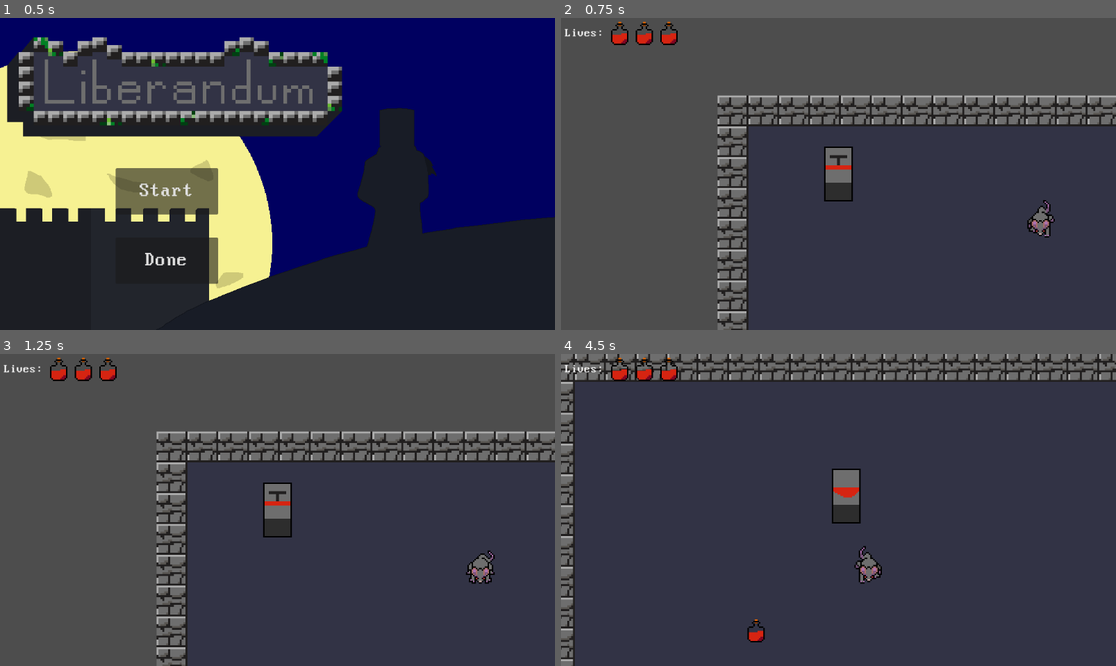
Above: before the commit, frames 1-4 (two rows, left to right).
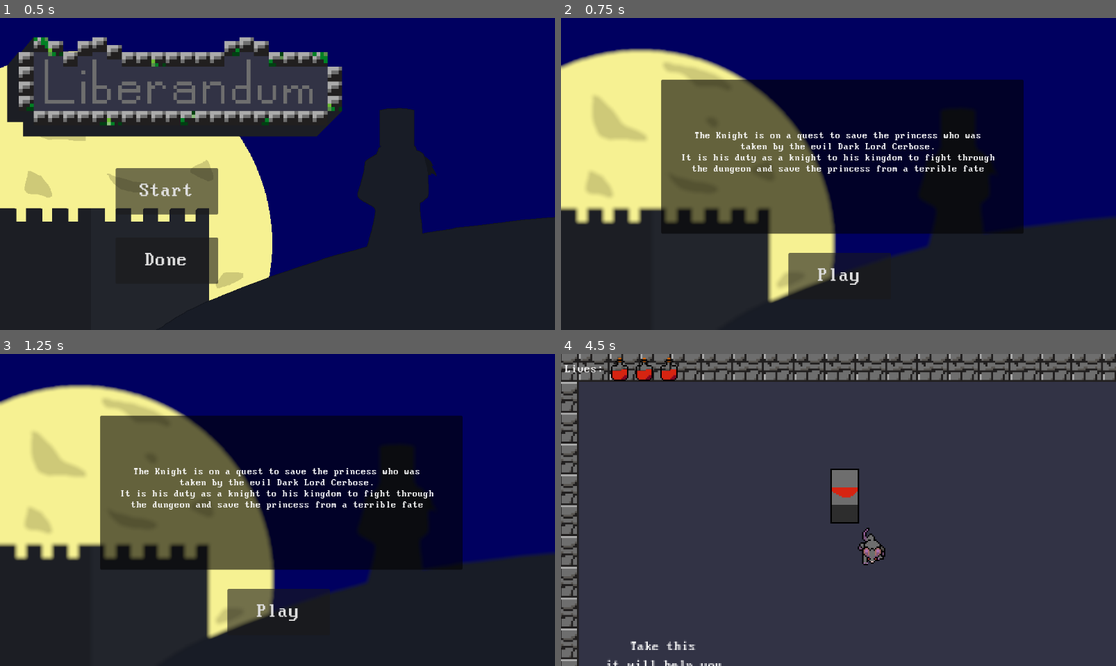
Above: after the commit, the same moments.

Repository: AStellarScene/Liberandum-Game-Refresh
Game: Godot game, scene res://scenes/start.tscn
Two runs of this game, one before a commit and one after it. Both use one fixed random seed, a clock stepped at 60 frames per second and the inputs below. Before the commit the project has no main scene; this scene is started directly in both runs.
Inputs (mouse positions are in pixels of both pictures, inside the frame that each line leads up to):
- Up to frame 1 (0.5 s): no input
- Up to frame 2 (0.75 s): click "Start" at 0.5 s
- Up to frame 3 (1.25 s): no input
- Up to frame 4 (4.5 s): click (838, 612) at 1.25 s, where only the run after the commit has a clickable "Play"; hold Right (ui_right) 2.03-2.78 s; hold Down (ui_down) 2.78-3.53 s; hold Right (ui_right) 3.53-4.28 s; hold Up (ui_up) from 4.28 s (still down)

Frame 1 is identical in both runs. In frame 2, 95% of the frame differs, in the area x 0-100%, y 0-100%; in frame 3, 95%; in frame 4, 6.4%.

Commit message:
Got the start menu and story scene to work plus NPC scene made

Diff:
--- a/project.godot
+++ b/project.godot
@@ -11,6 +11,6 @@
 [application]
 
 config/name="Liberandum Game"
-run/main_scene="res://scenes/start_menu.tscn"
+run/main_scene="res://scenes/start.tscn"
 config/features=PackedStringArray("4.2", "Forward Plus")
 config/icon="res://icon.svg"
--- a/scenes/Level.tscn
+++ b/scenes/Level.tscn
@@ -11,6 +11,7 @@
 [ext_resource type="PackedScene" uid="uid://dkwb2q4ulckba" path="res://scenes/Potion.tscn" id="9_w6mhe"]
 [ext_resource type="PackedScene" uid="uid://buraga7xut0me" path="res://scenes/Enemy.tscn" id="11_lgfei"]
 [ext_resource type="PackedScene" uid="uid://6nud76ym8io8" path="res://scenes/heartcontainer.tscn" id="11_tvj41"]
+[ext_resource type="PackedScene" uid="uid://bevmufe5lkjwb" path="res://scenes/npc.tscn" id="12_obgrf"]
 
 [sub_resource type="TileSetAtlasSource" id="TileSetAtlasSource_v4gtq"]
 texture = ExtResource("1_6om6q")
@@ -78,7 +79,7 @@
 position = Vector2(187.333, 99)
 
 [node name="Potion" parent="." instance=ExtResource("9_w6mhe")]
-position = Vector2(376, 517)
+position = Vector2(288, 664)
 
 [node name="Enemy" parent="." node_paths=PackedStringArray("endPoint") instance=ExtResource("11_lgfei")]
 position = Vector2(608, 184)
@@ -91,3 +92,7 @@
 
 [node name="HBoxContainer" parent="CanvasLayer" instance=ExtResource("11_tvj41")]
 scale = Vector2(1.5, 1.5)
+
+[node name="NPC" parent="." instance=ExtResource("12_obgrf")]
+position = Vector2(176, 656)
+scale = Vector2(3, 3)
--- /dev/null
+++ b/scenes/npc.tscn
@@ -0,0 +1,30 @@
+[gd_scene load_steps=4 format=3 uid="uid://bevmufe5lkjwb"]
+
+[ext_resource type="Texture2D" uid="uid://b87u3w046m1eb" path="res://sprites/NPC.png" id="1_qlttl"]
+[ext_resource type="FontFile" uid="uid://dqed0ibyd0ph" path="res://sprites/font/Perfect DOS VGA 437.ttf" id="2_hcov2"]
+
+[sub_resource type="CapsuleShape2D" id="CapsuleShape2D_5hvnr"]
+height = 37.3333
+
+[node name="NPC" type="CharacterBody2D"]
+scale = Vector2(3, 3.01645)
+
+[node name="Sprite2D" type="Sprite2D" parent="."]
+texture_filter = 1
+texture = ExtResource("1_qlttl")
+
+[node name="CollisionShape2D" type="CollisionShape2D" parent="."]
+position = Vector2(0, 2.5)
+shape = SubResource("CapsuleShape2D_5hvnr")
+
+[node name="Label" type="Label" parent="."]
+texture_filter = 1
+offset_left = -40.3334
+offset_top = -40.0
+offset_right = 40.6666
+offset_bottom = -17.0
+theme_override_fonts/font = ExtResource("2_hcov2")
+theme_override_font_sizes/font_size = 9
+text = "Take this
+it will help you"
+horizontal_alignment = 1
--- /dev/null
+++ b/scenes/story.tscn
@@ -0,0 +1,47 @@
+[gd_scene load_steps=4 format=3 uid="uid://bdr5tq0qhpgc2"]
+
+[ext_resource type="Script" path="res://scripts/story.gd" id="1_vl5dv"]
+[ext_resource type="Texture2D" uid="uid://bvob6ci6mxy4a" path="res://sprites/start_menu_blur.png" id="2_yxbhl"]
+[ext_resource type="FontFile" uid="uid://dqed0ibyd0ph" path="res://sprites/font/Perfect DOS VGA 437.ttf" id="3_wfb0s"]
+
+[node name="story" type="Node2D"]
+script = ExtResource("1_vl5dv")
+
+[node name="Sprite2D" type="Sprite2D" parent="."]
+position = Vector2(576, 324)
+texture = ExtResource("2_yxbhl")
+
+[node name="Panel" type="Panel" parent="."]
+self_modulate = Color(0.0862745, 0.0862745, 0.0862745, 1)
+offset_left = 208.0
+offset_top = 128.0
+offset_right = 960.0
+offset_bottom = 448.0
+
+[node name="Play" type="Button" parent="Panel"]
+texture_filter = 1
+layout_mode = 0
+offset_left = 264.0
+offset_top = 360.0
+offset_right = 477.0
+offset_bottom = 456.0
+theme_override_fonts/font = ExtResource("3_wfb0s")
+theme_override_font_sizes/font_size = 40
+text = "Play"
+
+[node name="Label" type="Label" parent="Panel"]
+layout_mode = 0
+offset_left = 16.0
+offset_top = 16.0
+offset_right = 720.0
+offset_bottom = 288.0
+theme_override_fonts/font = ExtResource("3_wfb0s")
+theme_override_font_sizes/font_size = 20
+text = "The Knight is on a quest to save the princess who was
+taken by the evil Dark Lord Cerbose.
+It is his duty as a knight to his kingdom to fight through
+the dungeon and save the princess from a terrible fate"
+horizontal_alignment = 1
+vertical_alignment = 1
+
+[connection signal="pressed" from="Panel/Play" to="." method="_on_play_pressed"]
--- a/scripts/Menu.gd
+++ b/scripts/Menu.gd
@@ -4,4 +4,4 @@
 	get_tree().quit()
 
 func _on_play_pressed():
-	get_tree().change_scene_to_file("res://scenes/Level.tscn")
+	get_tree().change_scene_to_file("res://scenes/story.tscn")
--- /dev/null
+++ b/scripts/story.gd
@@ -0,0 +1,5 @@
+extends Node2D
+
+
+func _on_play_pressed():
+	get_tree().change_scene_to_file("res://scenes/Level.tscn")
Not shown: 1 places in scenes/Level.tscn that only renumber resources
Binary file added: sprites/start_menu.png
Not shown, added: sprites/start_menu.png.import
Binary file added: sprites/start_menu_blur.png
Not shown, added: sprites/start_menu_blur.png.import
